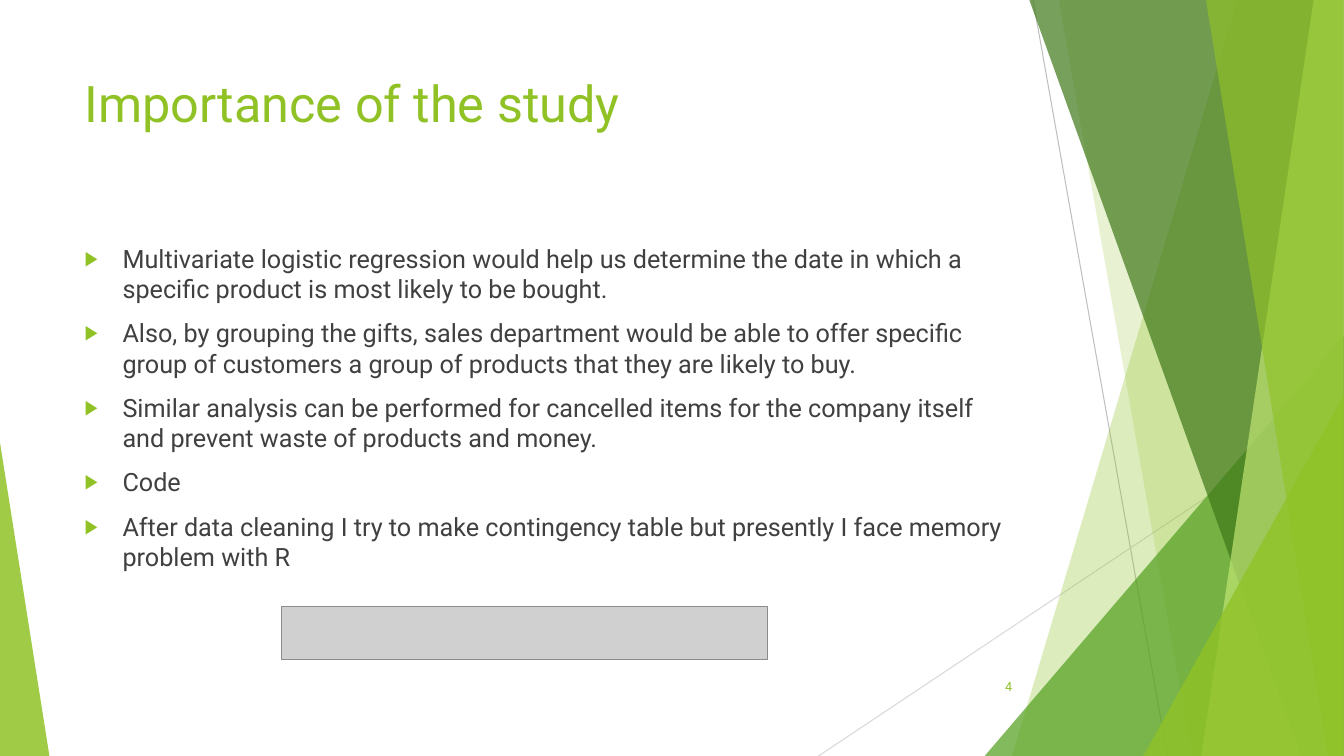
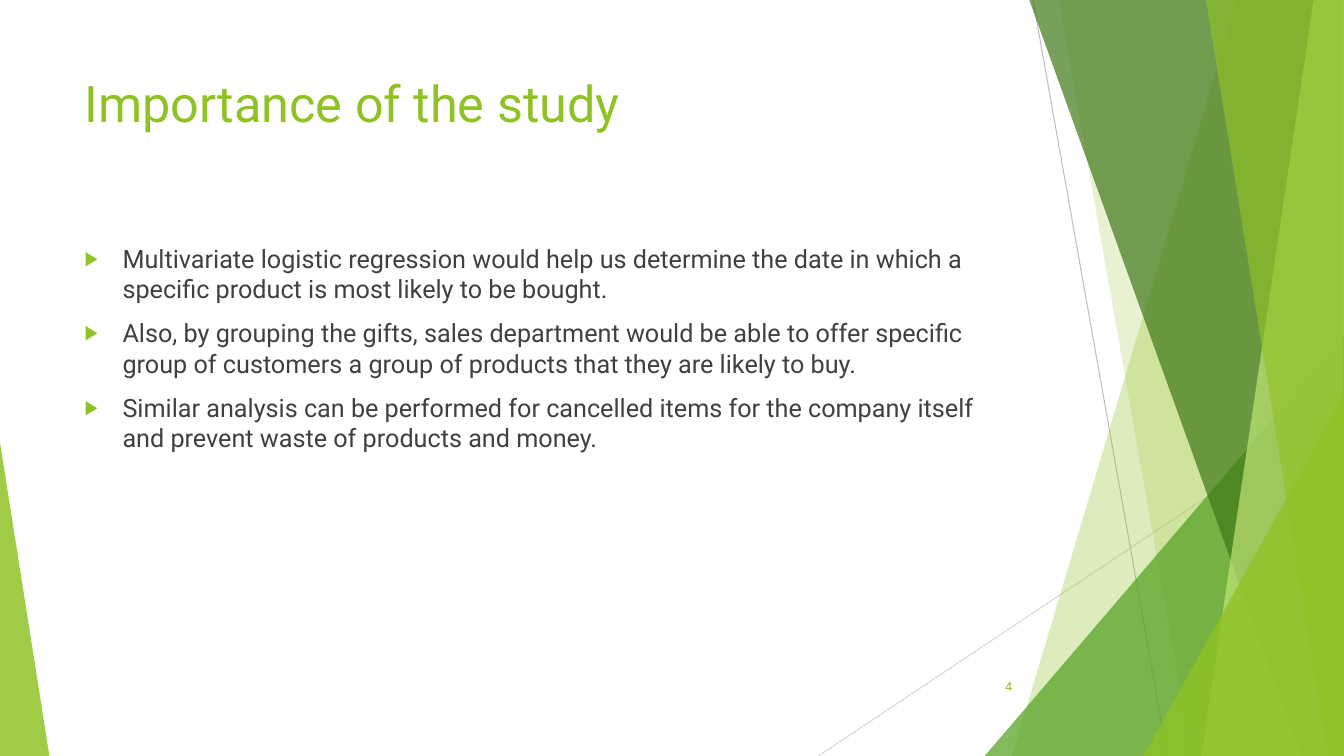
Before and after one commit to MaShGitHub/MyRep, a slide deck: slide 4 of TDI Interview.pptx. Drawn at 1344x756 pixels with LibreOffice and Linux fonts; fonts in the diff are those of the drawing; grey boxes stand for pictures. Boxes give left, top, right and bottom in pixels: in the first picture for what was removed or moved away, otherwise in the second. Text is boxed around its words. In the diff, an @@ line names an element or a change of style, - is before the commit and + after.

```diff
--- a/TDI Interview.pptx
+++ b/TDI Interview.pptx
@@ text at box(123, 472, 1002, 571): paragraphs removed @@
-▶ Code
-▶ After data cleaning I try to make contingency table but presently I face memory problem with R
@@ picture removed at box(281, 606, 767, 659) @@
```
Also in this commit, not shown: 1 slide added.
